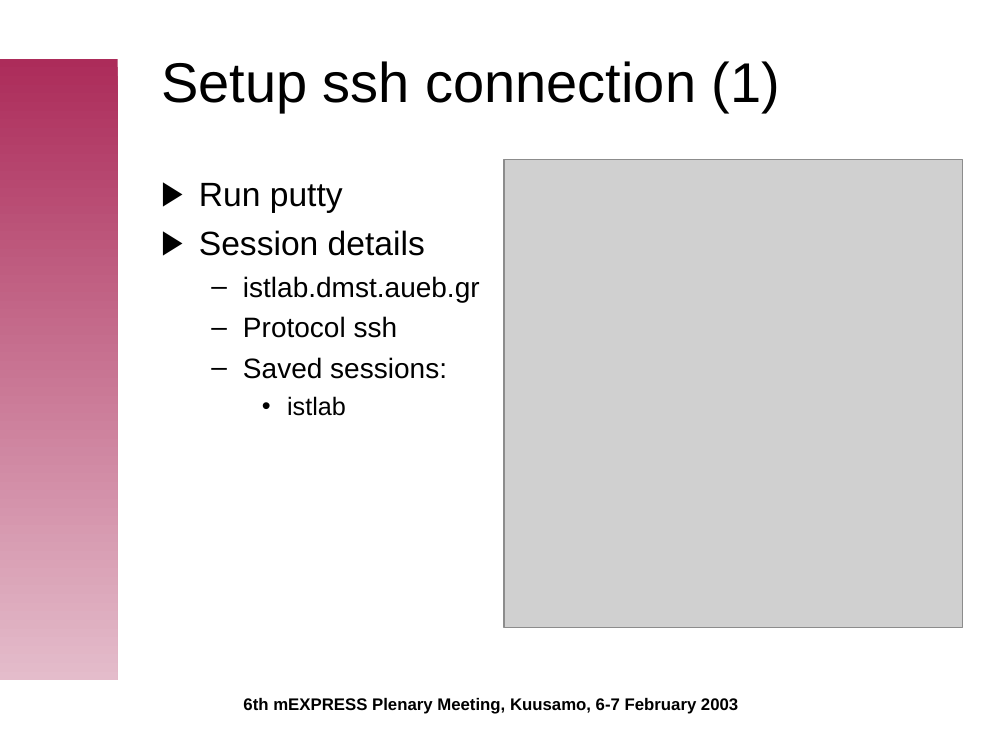
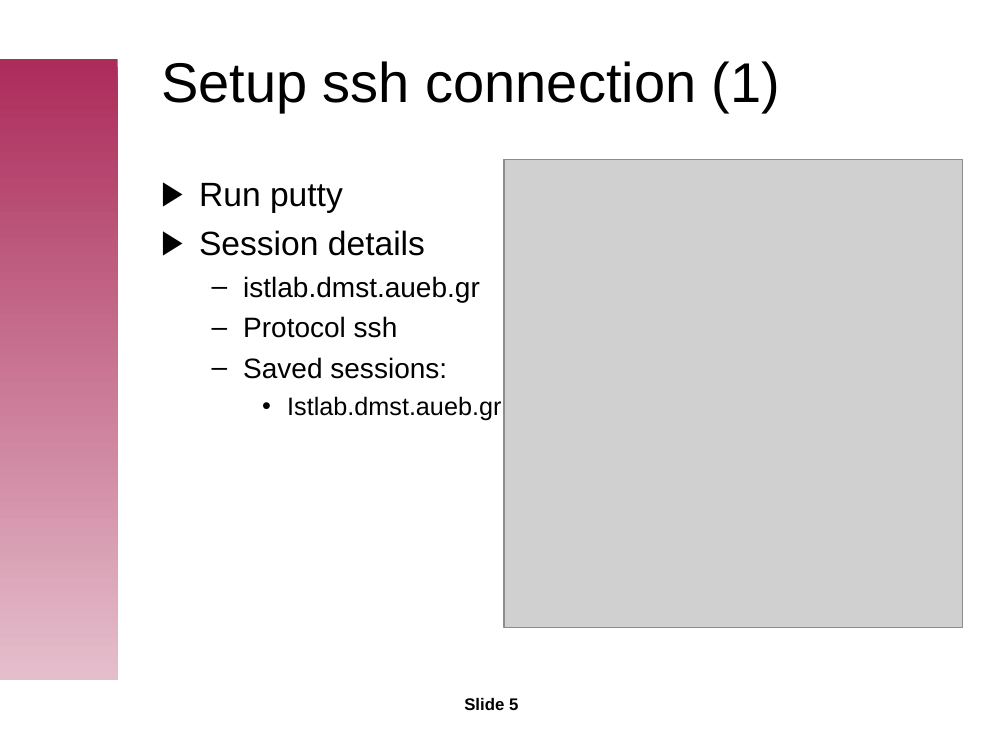
Before and after one commit to istlab/web, a slide deck: slide 5 of doc/presentations/admin/cvs-tutorial.ppt. Drawn at 1008x756 pixels with LibreOffice and Linux fonts; fonts in the diff are those of the drawing; grey boxes stand for pictures; background and template pictures are left out. Boxes give left, top, right and bottom in pixels: in the first picture for what was removed or moved away, otherwise in the second. Text is boxed around its words. In the diff, an @@ line names an element or a change of style, - is before the commit and + after.

```diff
--- a/doc/presentations/admin/cvs-tutorial.ppt
+++ b/doc/presentations/admin/cvs-tutorial.ppt
@@ text at bbox=[287, 396, 501, 421]: text changed @@
-    • istlab
+    • Istlab.dmst.aueb.gr
@@ page number at bbox=[464, 698, 518, 710]: text changed @@
-6th mEXPRESS Plenary Meeting, Kuusamo, 6-7 February 2003
+Slide 5
```
Also in this commit, not shown: 10 other slides changed.
